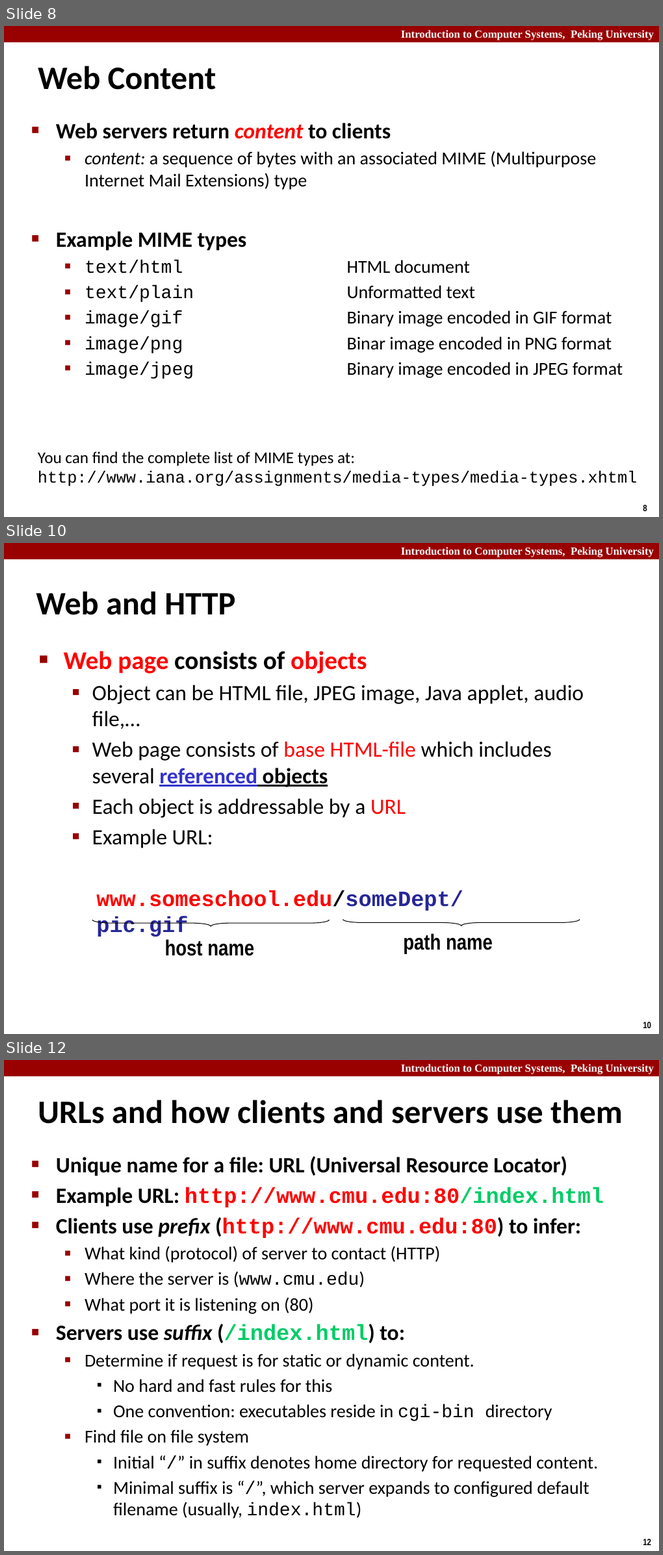
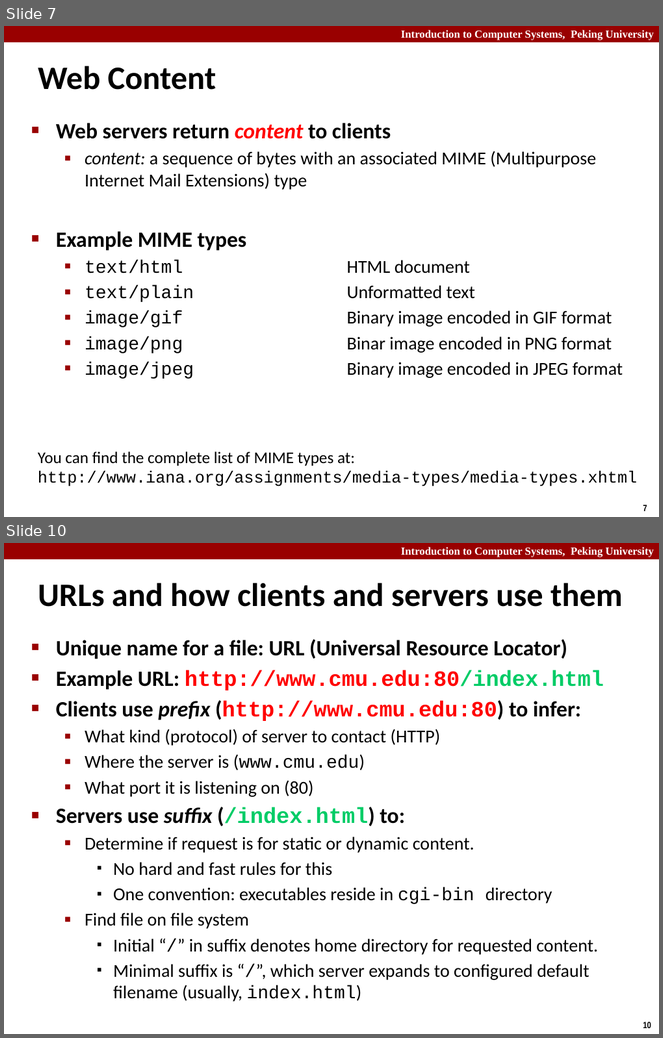
Before and after one commit to caodg/ics, a slide deck: slides/B10-NET3-webservices.pptx. Shown one above the other, each under a label of ours: slides 8, 10 and 12 before the commit, slides 7 and 10 after it; the slides between them are not shown. The pictures are 663x1555 and 663x1038 pixels, drawn with LibreOffice and Linux fonts; fonts in the diff are those of the drawing. Boxes give left, top, right and bottom in pixels: in the first picture for what was removed or moved away, otherwise in the second. Text is boxed around its words. In the diff, an @@ line names an element or a change of style, - is before the commit and + after.

```diff
--- a/slides/B10-NET3-webservices.pptx
+++ b/slides/B10-NET3-webservices.pptx
@@ slide 10 removed at <box>4,543,659,1034</box>, background #FFFFFF; not listed: 3 template elements that a slide beside it also shows @@
@@ title removed at <box>36,591,235,615</box> @@
-Web and HTTP
@@ text removed at <box>64,651,584,849</box> @@
-■ Web page consists of objects
-  ▪ Object can be HTML file, JPEG image, Java applet, audio file,…
-  ▪ Web page consists of base HTML-file which includes several referenced objects
-  ▪ Each object is addressable by a URL
-  ▪ Example URL:
@@ group removed at <box>92,890,580,956</box>: 3 texts, 2 left braces @@
-www.someschool.edu/someDept/pic.gif
-host name
-path name
@@ what was slide 8 is now slide 7 @@
@@ page number at <box>643,505,647,512</box>: text changed @@
-8
+7
@@ what was slide 12 is now slide 10 @@
@@ page number at <box>643,1022,651,1029</box>: text changed @@
-12
+10
```
Also in this commit, not shown: 3 slides changed, 1 other slide removed, 3 other files.
